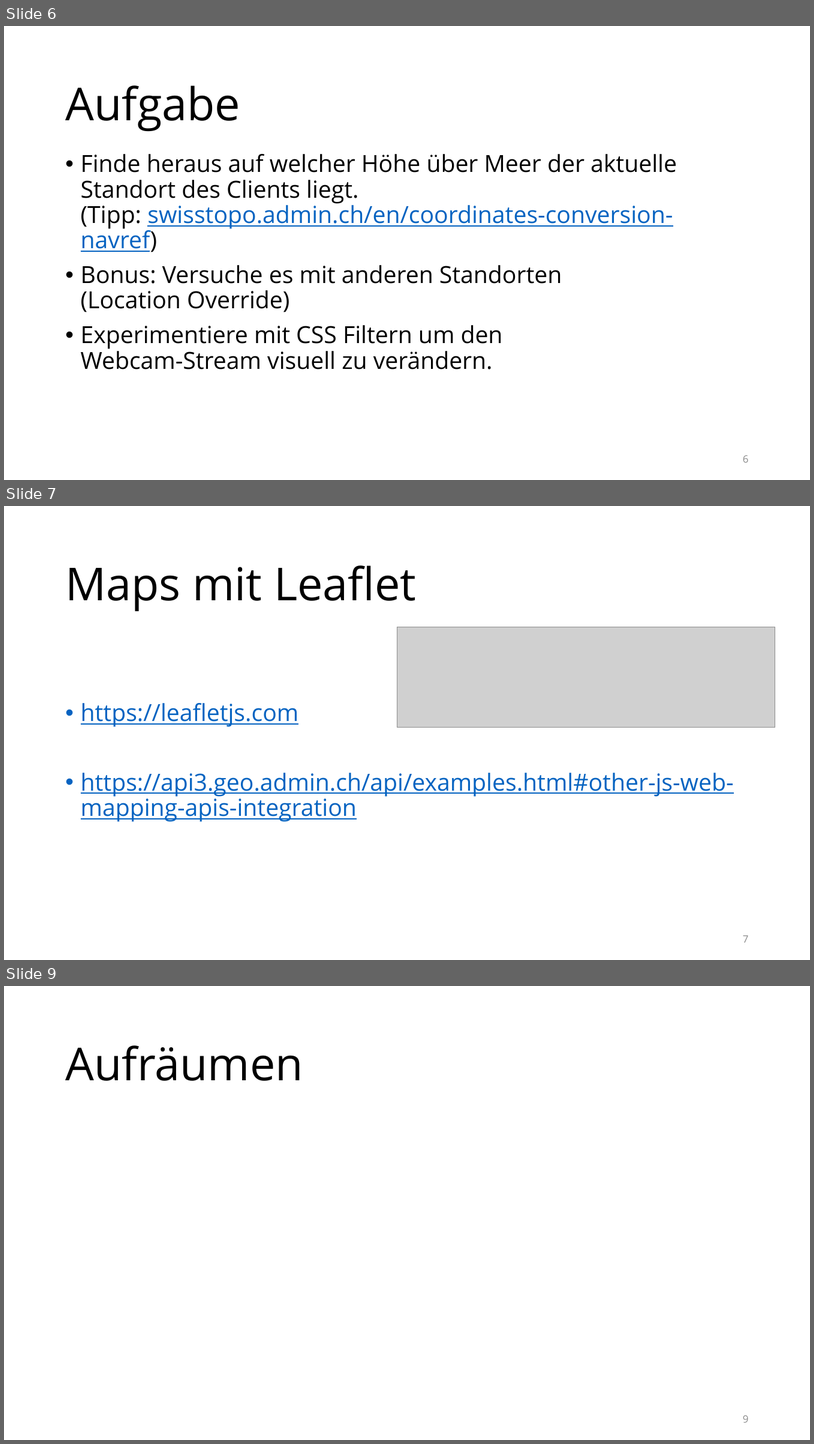
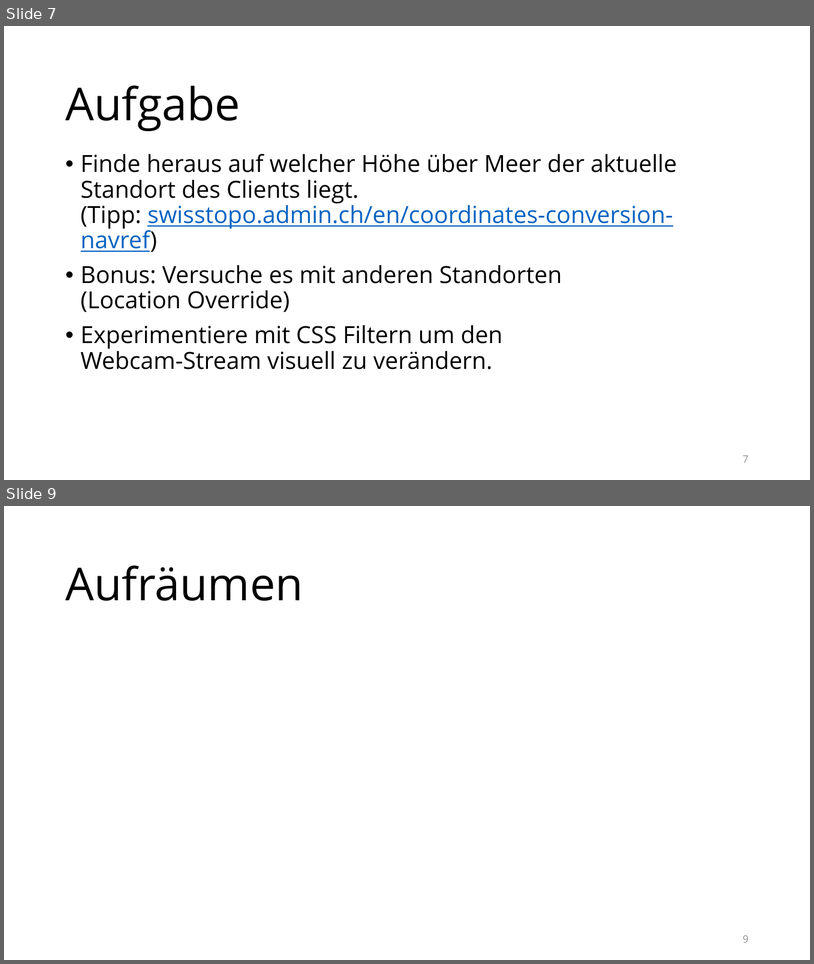
Before and after one commit to raphaeldas/js-advanced, a slide deck: papers/lektion-2.pptx. Shown one above the other, each under a label of ours: slides 6, 7 and 9 before the commit, slides 7 and 9 after it; the slides between them are not shown. The pictures are 814x1444 and 814x964 pixels, drawn with LibreOffice and Linux fonts; fonts in the diff are those of the drawing; grey boxes stand for pictures; background and template pictures are left out. Boxes give left, top, right and bottom in pixels: in the first picture for what was removed or moved away, otherwise in the second. Text is boxed around its words. In the diff, an @@ line names an element or a change of style, - is before the commit and + after.

```diff
--- a/papers/lektion-2.pptx
+++ b/papers/lektion-2.pptx
@@ slide 7 removed at <box>4,506,810,960</box>, background #FFFFFF @@
@@ title removed at <box>65,565,416,612</box> @@
-Maps mit Leaflet
@@ picture removed at <box>397,627,776,727</box> @@
@@ text removed at <box>81,703,734,822</box> @@
-• https://leafletjs.com
-• https://api3.geo.admin.ch/api/examples.html#other-js-web-mapping-apis-integration
@@ page number removed at <box>743,935,749,942</box> @@
-7
@@ what was slide 6 is now slide 7 @@
@@ page number at <box>743,455,749,462</box>: text changed @@
-6
+7
```
Also in this commit, not shown: 3 slides changed, 1 slide added, 1 other file.
